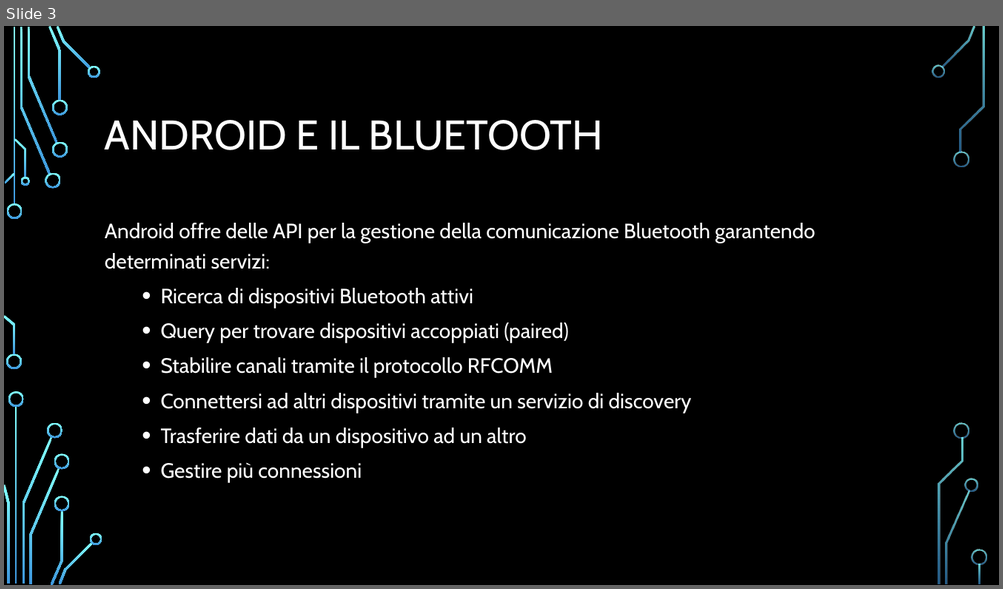
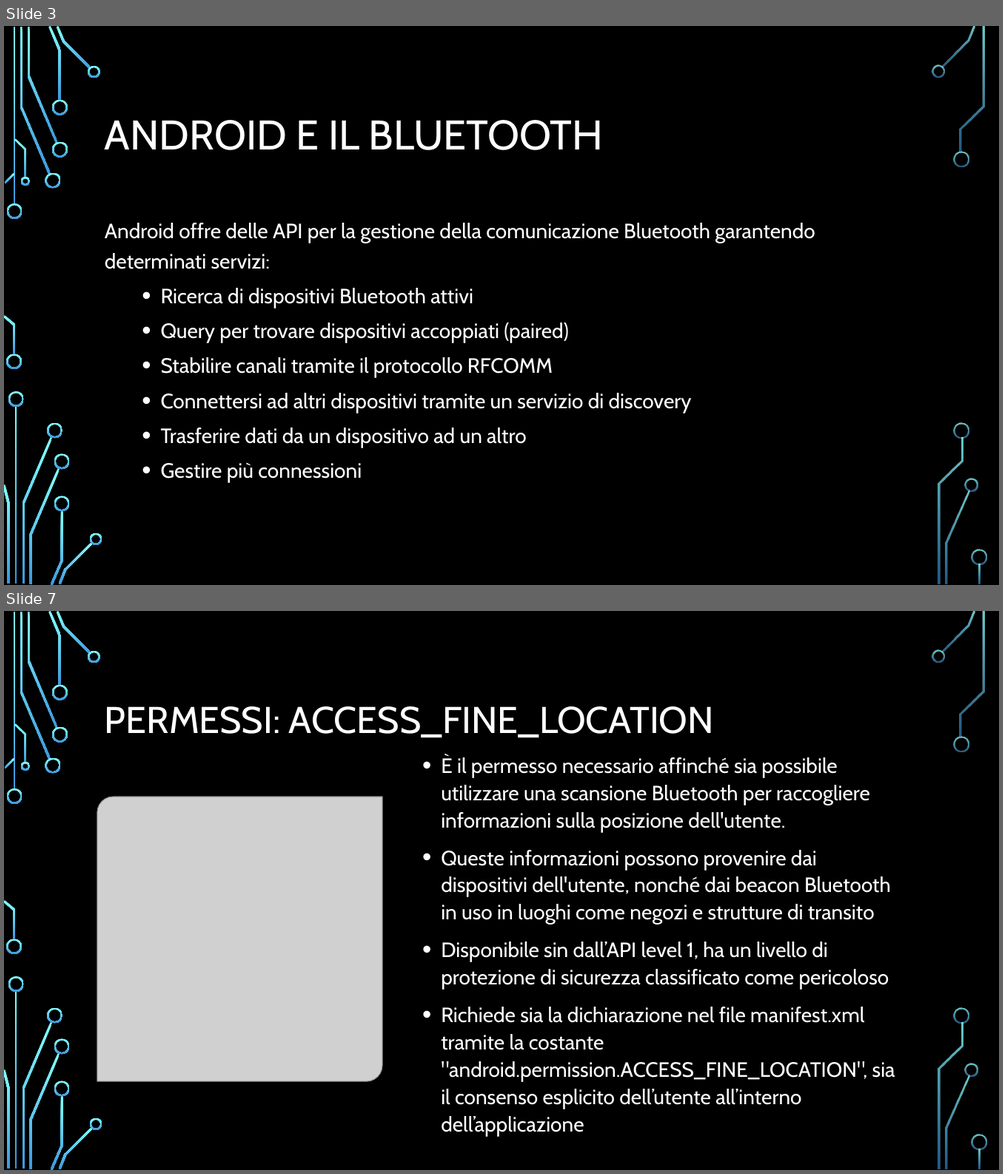
Before and after one commit to FNX-hub/ProgettoMP, a slide deck: Bluetooth.pptx. Shown one above the other, each under a label of ours: slide 3 before the commit, slides 3 and 7 after it; the slides between them are not shown. The pictures are 1003x589 and 1003x1174 pixels, drawn with LibreOffice and Linux fonts; fonts in the diff are those of the drawing; grey boxes stand for pictures; background and template pictures are left out. Boxes give left, top, right and bottom in pixels: in the first picture for what was removed or moved away, otherwise in the second. Text is boxed around its words. In the diff, an @@ line names an element or a change of style, - is before the commit and + after.

```diff
--- a/Bluetooth.pptx
+++ b/Bluetooth.pptx
@@ slide 7 added at box(4, 611, 999, 1170), background picture (left out); not listed: 36 template elements that a slide beside it also shows @@
@@ title added at box(105, 706, 714, 738), 36 pt, text #FFFFFF @@
+PERMESSI: ACCESS_FINE_LOCATION
@@ text added at box(441, 755, 895, 1137), 20 pt, text #FFFFFF @@
+• È il permesso necessario affinché sia possibile utilizzare una scansione Bluetooth per raccogliere informazioni sulla posizione dell'utente.
+• Queste informazioni possono provenire dai dispositivi dell'utente, nonché dai beacon Bluetooth in uso in luoghi come negozi e strutture di transito
+• Disponibile sin dall’API level 1, ha un livello di protezione di sicurezza classificato come pericoloso
+• Richiede sia la dichiarazione nel file manifest.xml tramite la costante "android.permission.ACCESS_FINE_LOCATION", sia il consenso esplicito dell’utente all’interno dell’applicazione
@@ picture added at box(97, 797, 382, 1082) @@
```
Also in this commit, not shown: 2 slides changed, 8 other slides added.
